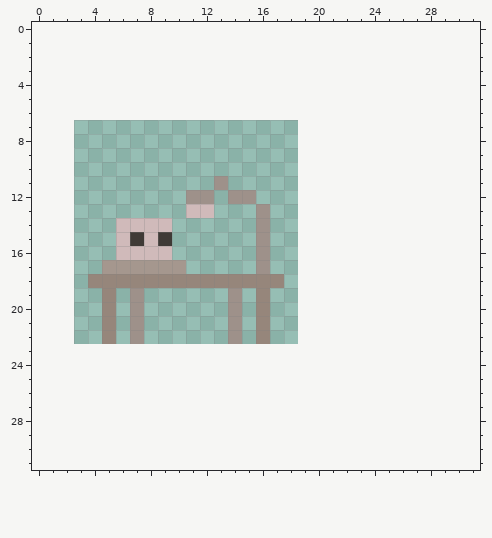
Pixel-art file -- UniAssignment/Sprites/Desk/Desk.aseprite. The picture above was drawn from the file before the commit.
16x16 pixels, 1 frame. The old version is drawn lined up with the new one, on the new canvas.
After the commit:
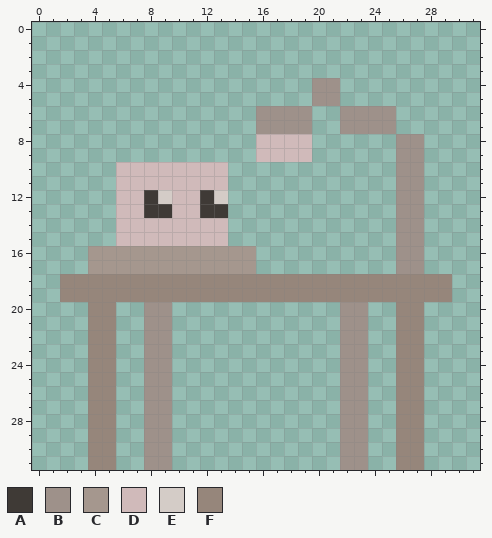
Palette (. is transparent): A #3f3a36  B #9e918a  C #a5978e  D #d0baba  E #d4ccc7  F #96867b
Difference:
canvas 16x16 -> 32x32, the old top-left corner now at 3,7
y 4..5: x 20..21 .. -> BB
y 6..7: x 16..19 .... -> BBBB; x 22..25 .... -> BBBB
y 8..9: x 16..19 .... -> DDDD; x 26..27 .. -> BB
y 10: x 6..13 ........ -> DDDDDDDD; x 26..27 .. -> BB
y 11: x 6..13 .......B -> DDDDDDDD; x 26..27 .. -> BB
y 12: x 6..15 .....BB.BB -> DDAEDDAE..; x 26..27 .. -> BB
y 13: x 6..10 ..... -> DDAAD; x 12..13 D. -> AA; x 16 B -> .; x 26..27 .. -> BB
y 14: x 10..13 .... -> DDDD; x 16 B -> .; x 26..27 .. -> BB
y 15: x 7 A -> D; x 9..13 A.... -> DDDDD; x 16 B -> .; x 26..27 .. -> BB
y 16: x 4..16 ..DDDD......B -> CCCCCCCCCCCC.; x 26..27 .. -> BB
y 17: x 4 . -> C; x 11..16 .....B -> CCCCC.; x 26..27 .. -> BB
y 18: x 2..3 .. -> FF; x 18..29 ............ -> FFFFFFFFFFFF
y 19: x 2..4 ... -> FFF; x 6..15 .B......B. -> FFFFFFFFFF; x 17..29 ............. -> FFFFFFFFFFFFF
y 20..22: x 4 . -> F; x 7..9 B.. -> .BB; x 14 B -> .; x 16 F -> .; x 22..23 .. -> BB; x 26..27 .. -> FF
y 23..31: x 4..5 .. -> FF; x 8..9 .. -> BB; x 22..23 .. -> BB; x 26..27 .. -> FF
